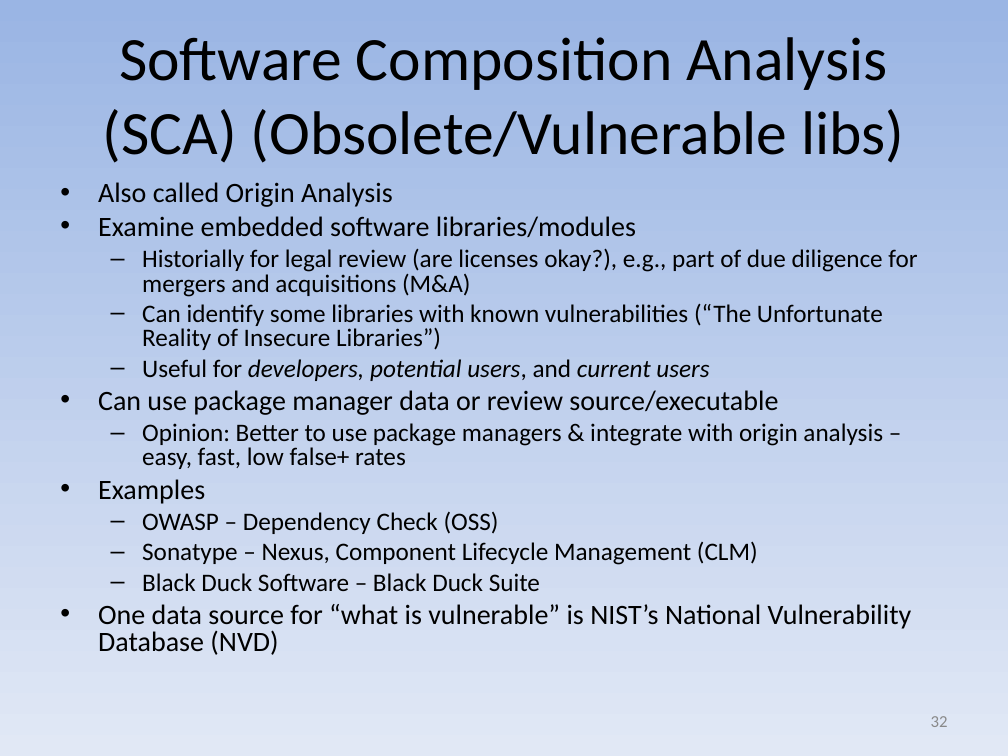
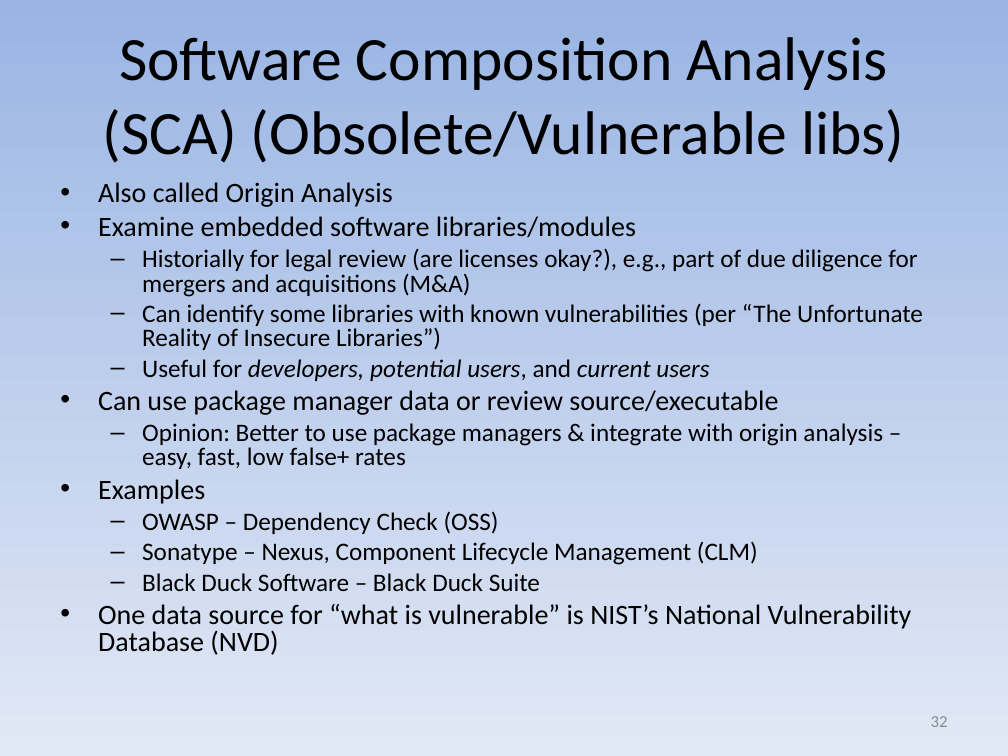
Before and after one commit to david-a-wheeler/david-a-wheeler.github.io, a slide deck: slide 32 of secure-class/presentations/Secure-Software-9-Tools.ppt. Drawn at 1008x756 pixels with LibreOffice and Linux fonts; fonts in the diff are those of the drawing. Boxes give left, top, right and bottom in pixels: in the first picture for what was removed or moved away, otherwise in the second. Text is boxed around its words. In the diff, an @@ line names an element or a change of style, - is before the commit and + after.

```diff
--- a/secure-class/presentations/Secure-Software-9-Tools.ppt
+++ b/secure-class/presentations/Secure-Software-9-Tools.ppt
@@ text at [142,303,923,350]: text changed @@
-  – Can identify some libraries with known vulnerabilities (“The Unfortunate Reality of Insecure Libraries”)
+  – Can identify some libraries with known vulnerabilities (per “The Unfortunate Reality of Insecure Libraries”)
```
Also in this commit, not shown: 2 other slides changed, 5 slides added, 1 slide removed, 2 other files.
